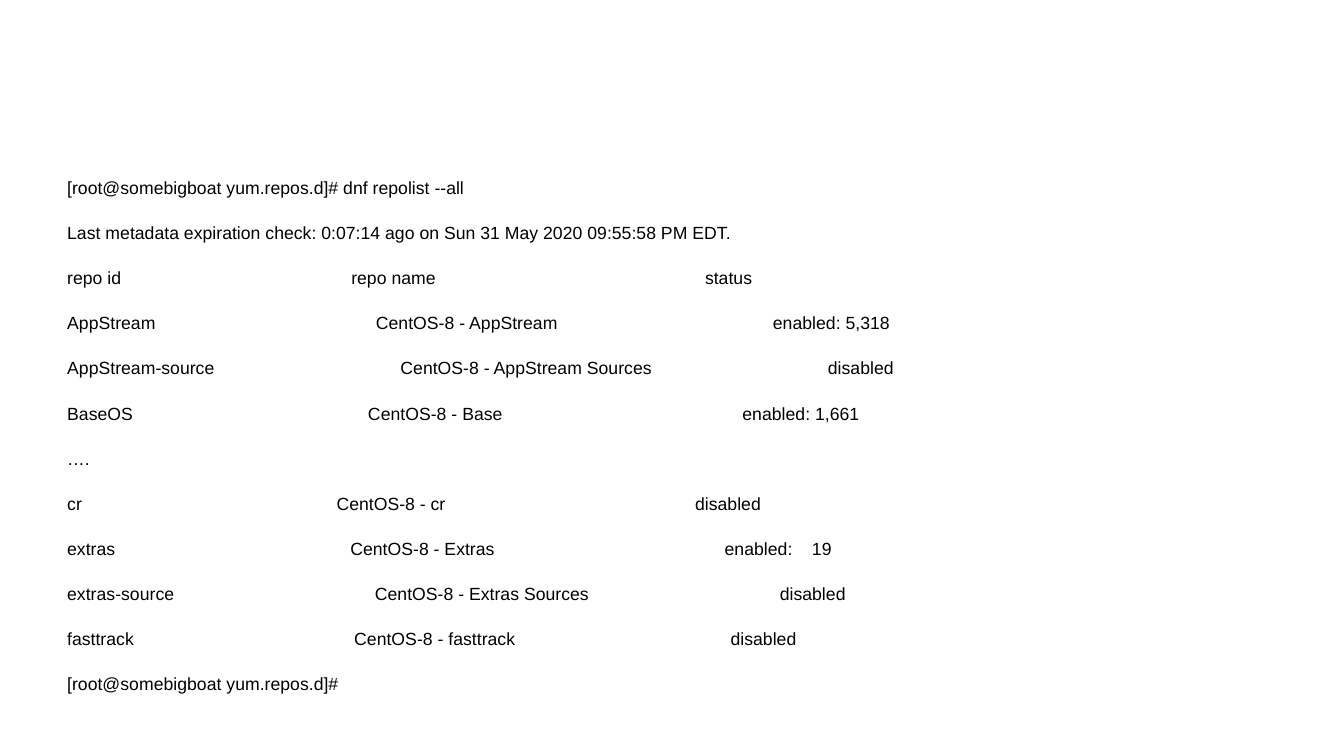
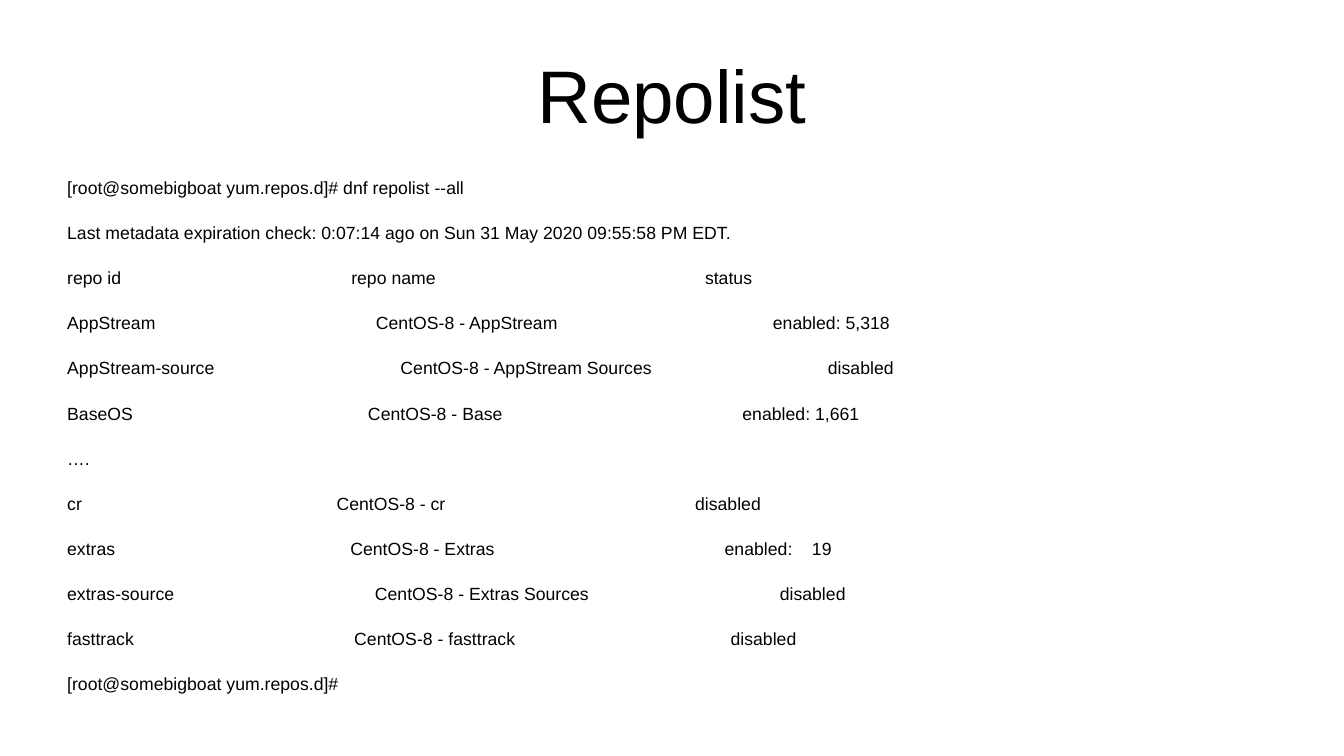
Before and after one commit to andrewchandler/dnf_presentation, a slide deck: slide 16 of yum.odp (slide 15 before the commit). Drawn at 1344x756 pixels with LibreOffice and Linux fonts; fonts in the diff are those of the drawing. Boxes give left, top, right and bottom in pixels: in the first picture for what was removed or moved away, otherwise in the second. Text is boxed around its words. In the diff, an @@ line names an element or a change of style, - is before the commit and + after.

```diff
--- a/yum.odp
+++ b/yum.odp
@@ title added at (x1=537, y1=69, x2=806, y2=137), 44 pt, text #000000 @@
+Repolist
```
Also in this commit, not shown: 9 other slides changed, 1 slide added, 1 other file.
